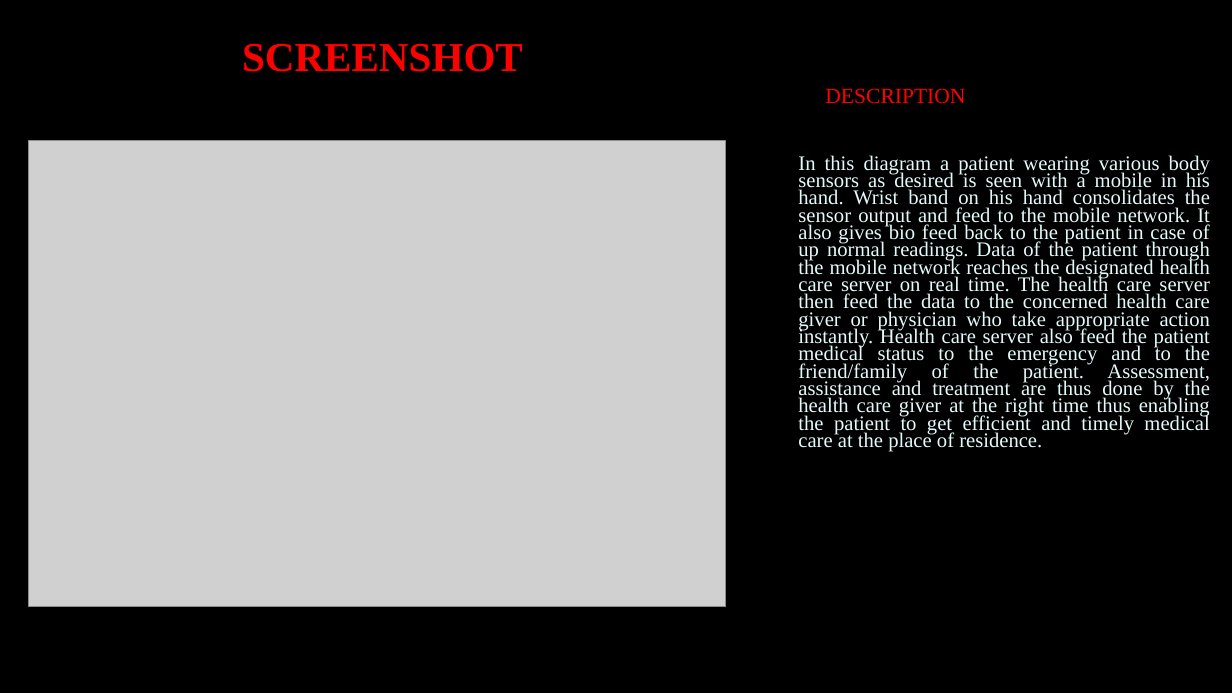
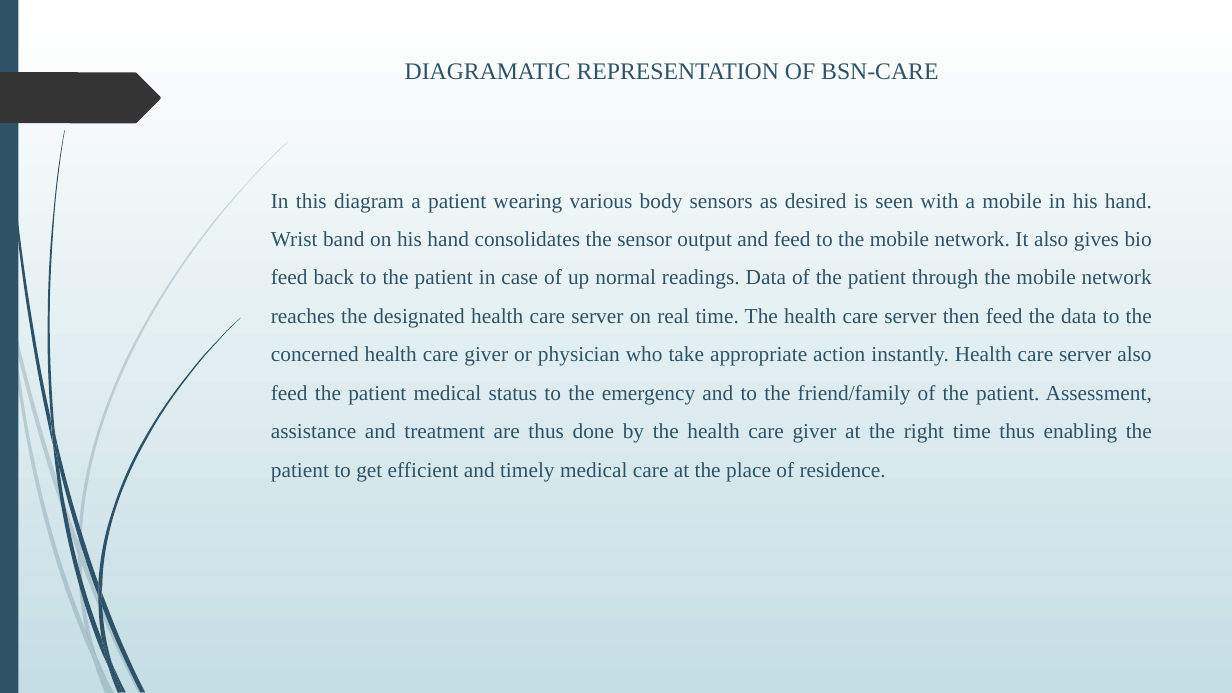
Before and after one commit to Lekshmisr95/body-sensor-network, a slide deck: slide 21 of PPT.pptx (slide 11 before the commit). Drawn at 1232x693 pixels with LibreOffice and Linux fonts; fonts in the diff are those of the drawing; grey boxes stand for pictures; background and template pictures are left out. Boxes give left, top, right and bottom in pixels: in the first picture for what was removed or moved away, otherwise in the second. Text is boxed around its words. In the diff, an @@ line names an element or a change of style, - is before the commit and + after.

```diff
--- a/PPT.pptx
+++ b/PPT.pptx
@@ background picture (left out) to gradient #FFFFFF to #C5DEE5 @@
@@ rectangle added at bbox=[0, 0, 18, 693], fill #2E5369 @@
@@ title removed at bbox=[242, 43, 523, 72] @@
-SCREENSHOT
@@ text "DIAGRAMATIC REPRESENTATION OF BSN-CARE": place and size @@
-text "DIAGRAMATIC REPRESENTATION OF BSN-CARE" at bbox=[798, 88, 1210, 452]
+text "DIAGRAMATIC REPRESENTATION OF BSN-CARE" at bbox=[271, 63, 1152, 482]
@@ freeform shape added at bbox=[0, 72, 161, 123], fill #353535 @@
@@ text at bbox=[405, 63, 938, 80]: text changed; size 16.8 to 18.5 pt; text colour #FF0000 to #2E5369 @@
-DESCRIPTION
+DIAGRAMATIC REPRESENTATION OF BSN-CARE
@@ picture removed at bbox=[29, 140, 726, 607] @@
@@ text at bbox=[271, 193, 1152, 482]: size 16.1 to 16.6 pt, text colour #E4F9F9 to #2E5369; line spacing 0.7 to 1.5; less space between paragraphs @@
@@ group added at bbox=[0, 141, 288, 693]: 10 freeform shapes @@
@@ group added at bbox=[3, 0, 240, 693]: 12 freeform shapes @@
```
Also in this commit, not shown: 13 other slides changed, 9 slides added, 4 slides removed, 6 other files.
